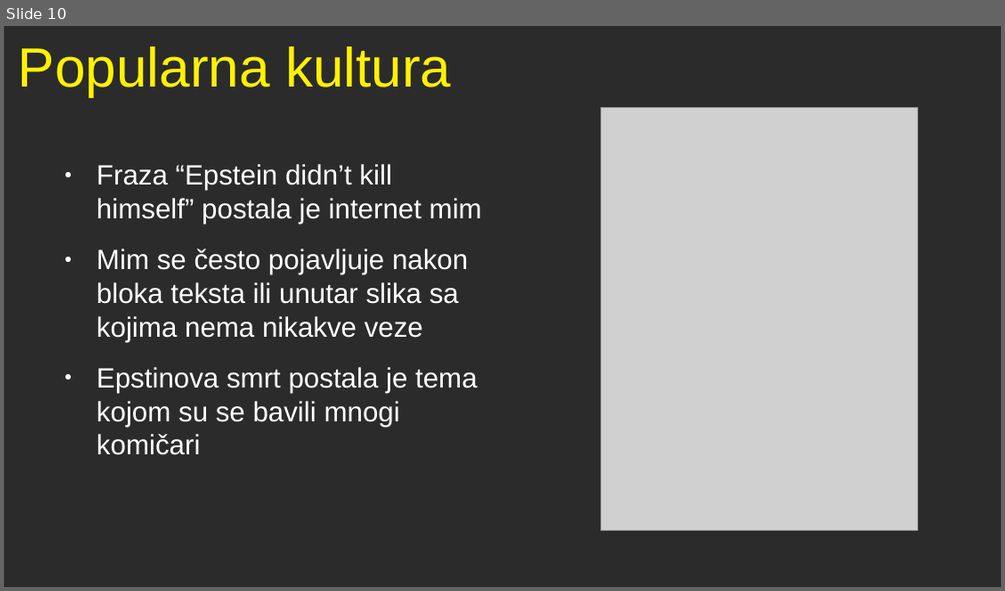
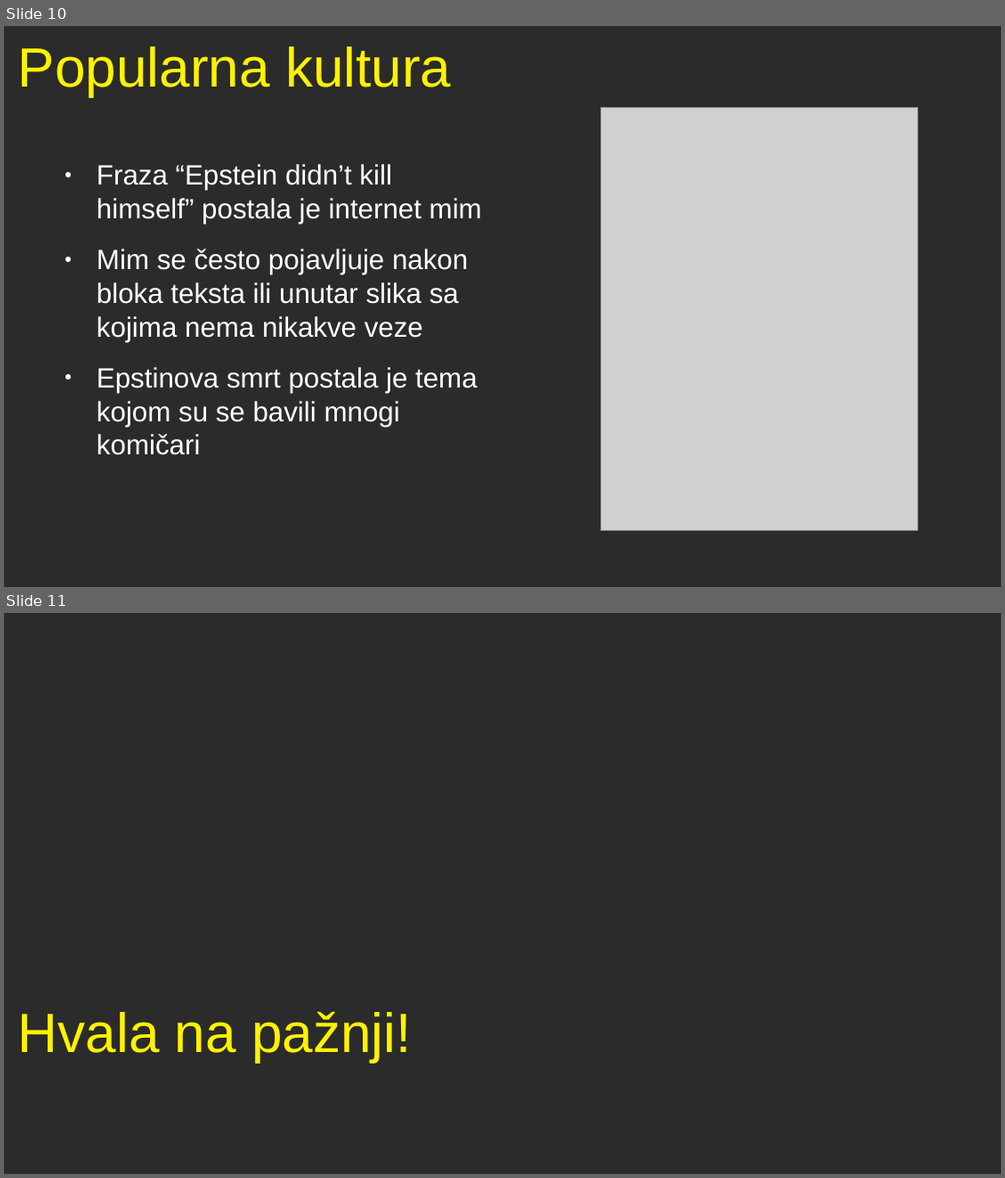
Before and after one commit to andjelaniketic/zetetika, a slide deck: dyefri.odp. Shown one above the other, each under a label of ours: slide 10 before the commit, slides 10 and 11 after it. The pictures are 1005x591 and 1005x1178 pixels, drawn with LibreOffice and Linux fonts; fonts in the diff are those of the drawing; grey boxes stand for pictures; background and template pictures are left out; a plain dark background stands for a picture behind light text. Boxes give left, top, right and bottom in pixels: in the first picture for what was removed or moved away, otherwise in the second. Text is boxed around its words. In the diff, an @@ line names an element or a change of style, - is before the commit and + after.

```diff
--- a/dyefri.odp
+++ b/dyefri.odp
@@ slide 11 added at (x1=4, y1=613, x2=1001, y2=1174), background picture (left out) @@
@@ title added at (x1=18, y1=1012, x2=411, y2=1062), 44 pt, text #FFF200 @@
+Hvala na pažnji!
```
Also in this commit, not shown: 6 slides changed, 1 other file.
